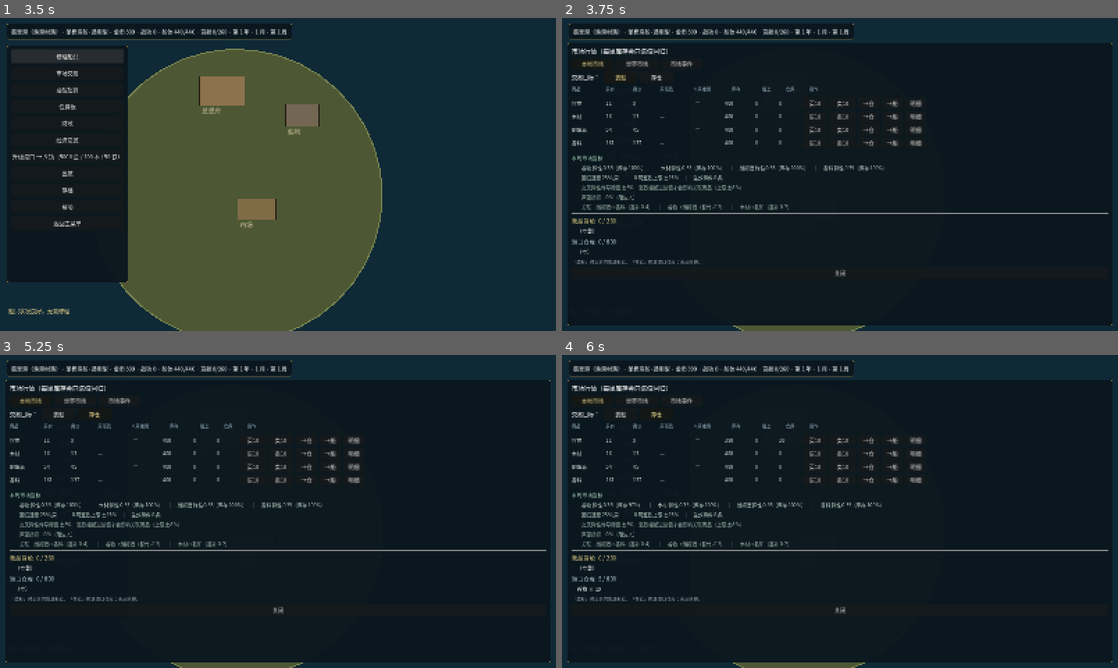
Above: before the commit, frames 1-4 (two rows, left to right).
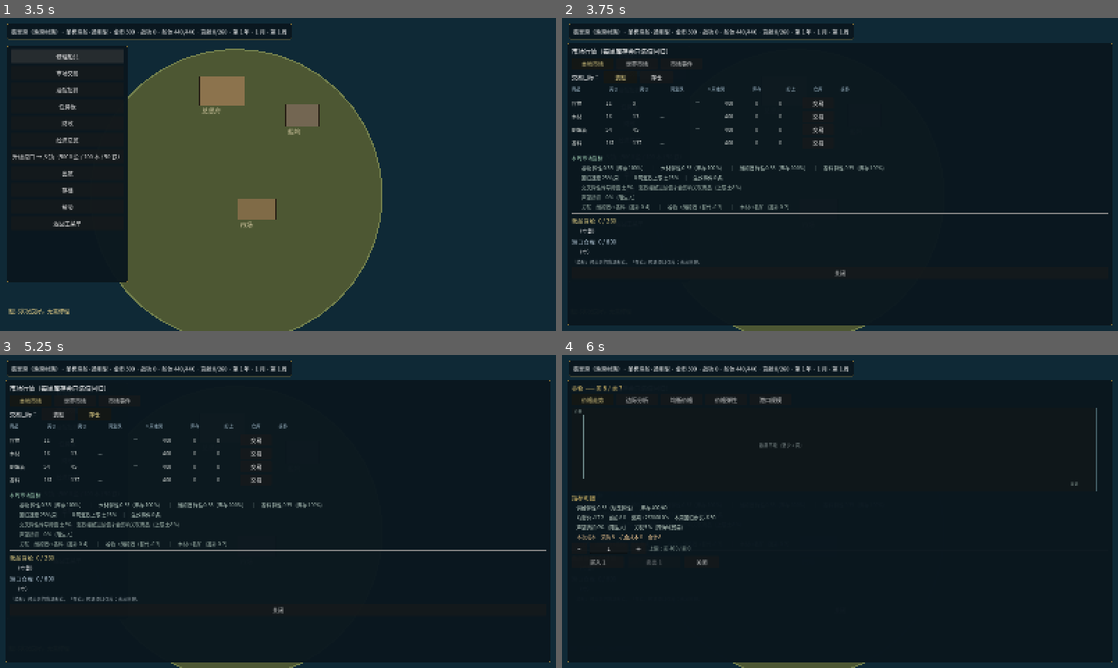
Above: after the commit, the same moments.

Repository: lucifermbbgh/OceanHero
Game: Godot game, scene res://scenes/main.tscn
The game is run twice, just before and just after one commit, with the same random seed, the same clock (stepped at 60 frames per second) and the same inputs.
Inputs (mouse positions are in pixels of both pictures, inside the frame that each line leads up to):
- Up to frame 1 (3.5 s): tap Enter at 0.5 s; move the mouse to (400, 158) at 0.52 s; hold D (steer_right) 0.53-1.25 s; tap E at 0.6 s; click (400, 158) at 0.67 s; tap Space at 0.77 s; click "新游戏" at 1.25 s; drag from (166, 190) to (250, 237) at 2.02 s; click "修理船只" at 2.75 s
- Up to frame 2 (3.75 s): click "市场交易" at 3.5 s
- Up to frame 3 (5.25 s): click "装船" at 4.25 s; click "存仓" at 5 s
- Up to frame 4 (6 s): click (817, 439) at 5.75 s, where only the run before the commit has a clickable "买10"

Frame 1 is identical in both runs. In frame 2, 0.9% of the frame differs, in the area x 8-65%, y 21-41%; in frame 3, 0.9%; in frame 4, 5.0%, in the area x 1-99%, y 4-83%.

Commit message:
feat(0.19.1): 商品详情弹窗、五类经济图表、事件表头、岛屿港口全屏
- 新增 econ_chart.gd：价格走势/边际分析/均衡价格/价格弹性/港口规模五图
- 新增商品详情弹窗：图表切换、指标明细（均衡价/偏离度/回归步长）、
  数量加减与输入框、买入（询问装船/存仓）与卖出
- 市场表格操作列简化为「交易」按钮
- 事件页签补表头
- 岛屿港口面板全屏 + ESC 关闭
- 版本号 0.19.1；集成 558 全绿

Diff:
--- a/project.godot
+++ b/project.godot
@@ -15,7 +15,7 @@
 run/main_scene="res://scenes/main.tscn"
 config/features=PackedStringArray("4.7", "GL Compatibility")
 config/icon="res://icon.svg"
-config/version="0.19.0-alpha"
+config/version="0.19.1"
 [autoload]
 
 EventBus="*res://scripts/core/event_bus.gd"
--- a/scripts/base/base_scene.gd
+++ b/scripts/base/base_scene.gd
@@ -234,6 +234,22 @@
 	quest_list.custom_minimum_size = Vector2(710, 0)
 	qscroll.add_child(quest_list)
 
+	# 商品详情弹窗
+	goods_root = PanelContainer.new()
+	goods_root.position = Vector2(16, 72)
+	goods_root.custom_minimum_size = Vector2(1568, 812)
+	goods_root.add_theme_stylebox_override("panel", _panel_style())
+	goods_root.visible = false
+	root.add_child(goods_root)
+	var gscroll := ScrollContainer.new()
+	gscroll.custom_minimum_size = Vector2(1530, 780)
+	gscroll.horizontal_scroll_mode = ScrollContainer.SCROLL_MODE_DISABLED
+	goods_root.add_child(gscroll)
+	goods_list = VBoxContainer.new()
+	goods_list.add_theme_constant_override("separation", 6)
+	goods_list.custom_minimum_size = Vector2(1510, 0)
+	gscroll.add_child(goods_list)
+
 	# 经济总览面板
 	overview_root = PanelContainer.new()
 	overview_root.position = Vector2(300, 90)
@@ -499,8 +515,8 @@
 	var head_row := HBoxContainer.new()
 	head_row.add_theme_constant_override("separation", 8)
 	market_list.add_child(head_row)
-	for spec in [["商品", 90], ["买价", 70], ["卖价", 70], ["周涨跌", 90], ["8 周走势", 100],
-			["库存", 80], ["船上", 60], ["仓库", 60], ["操作", 380]]:
+	for spec in [["商品", 100], ["买价", 80], ["卖价", 80], ["周涨跌", 100], ["8 周走势", 120],
+			["库存", 90], ["船上", 70], ["仓库", 70], ["操作", 140]]:
 		var hl := Label.new()
 		hl.text = String(spec[0])
 		hl.custom_minimum_size = Vector2(int(spec[1]), 0)
@@ -560,37 +576,12 @@
 		row.add_child(_cell(str(stock), 80))
 		row.add_child(_cell(str(have), 60))
 		row.add_child(_cell(str(in_wh), 60))
-		var b_buy := Button.new()
-		b_buy.text = "买10"
-		b_buy.custom_minimum_size = Vector2(72, 32)
-		var cid: StringName = id
-		b_buy.pressed.connect(func(): _buy(cid, 10, bp))
-		row.add_child(b_buy)
-		var b_sell := Button.new()
-		b_sell.text = "卖10"
-		b_sell.custom_minimum_size = Vector2(72, 32)
-		var spv := sp
-		b_sell.pressed.connect(func(): _sell(cid, 10, spv))
-		row.add_child(b_sell)
-		var b_to_wh := Button.new()
-		b_to_wh.text = "→仓"
-		b_to_wh.custom_minimum_size = Vector2(60, 32)
-		b_to_wh.pressed.connect(func(): _move_to_warehouse(cid))
-		row.add_child(b_to_wh)
-		var b_to_ship := Button.new()
-		b_to_ship.text = "→船"
-		b_to_ship.custom_minimum_size = Vector2(60, 32)
-		b_to_ship.pressed.connect(func(): _move_to_ship(cid))
-		row.add_child(b_to_ship)
-		var b_detail := Button.new()
-		b_detail.text = "明细"
-		b_detail.custom_minimum_size = Vector2(60, 32)
-		var cid_d: StringName = id
-		b_detail.pressed.connect(func(): _toggle_detail(cid_d))
-		row.add_child(b_detail)
-
-		if expanded_cid == id:
-			_add_detail_block(id, int(c.base_price), stock, max_stock, bp)
+		var b_trade := Button.new()
+		b_trade.text = "交易"
+		b_trade.custom_minimum_size = Vector2(90, 32)
+		var cid_t: StringName = id
+		b_trade.pressed.connect(func(): _open_goods(cid_t))
+		row.add_child(b_trade)
 	_add_market_metrics(String(PORT_ID))
 
 	# 船上货舱汇总：买的东西到底装在哪儿
@@ -709,14 +700,22 @@
 	if GameState.market_events.is_empty():
 		market_list.add_child(_lbl("　（本周没有市场事件）", 400, Color(0.55, 0.6, 0.6)))
 		return
+	var ehead := HBoxContainer.new()
+	ehead.add_theme_constant_override("separation", 12)
+	market_list.add_child(ehead)
+	for spec in [["港口", 180], ["事件", 120], ["影响商品", 110], ["影响幅度", 260], ["剩余", 100]]:
+		ehead.add_child(_cell(String(spec[0]), int(spec[1]), Color(0.62, 0.72, 0.78)))
+	market_list.add_child(HSeparator.new())
 	for e in GameState.market_events:
 		var hb := HBoxContainer.new()
 		hb.add_theme_constant_override("separation", 12)
 		market_list.add_child(hb)
-		hb.add_child(_lbl(_port_display(String(e.get("port", ""))), 180))
-		hb.add_child(_lbl(String(e.get("name", "")), 120, Color(0.9, 0.82, 0.45)))
-		hb.add_child(_lbl(String(e.get("desc", "")), 260, Color(0.8, 0.85, 0.7)))
-		hb.add_child(_lbl("剩 %d 周" % int(e.get("weeks", 0)), 100))
+		hb.add_child(_cell(_port_display(String(e.get("port", ""))), 180))
+		hb.add_child(_cell(String(e.get("name", "")), 120, Color(0.9, 0.82, 0.45)))
+		var tgt := String(e.get("target", ""))
+		hb.add_child(_cell("全部" if tgt == "" else tgt, 110))
+		hb.add_child(_cell(String(e.get("desc", "")), 260, Color(0.8, 0.85, 0.7)))
+		hb.add_child(_cell("剩 %d 周" % int(e.get("weeks", 0)), 100))
 
 ## 表格单元格
 func _cell(text: String, width: int, col: Color = Color(0.86, 0.88, 0.86)) -> Label:
@@ -1687,6 +1686,189 @@
 		overview_list.add_child(_lbl("　第 %d 年：收入 %d ｜ 支出 %d ｜ 利润 %+d ｜ 净资产 %d" % [
 			int(r0.get("year", 0)), int(r0.get("income_total", 0)), int(r0.get("expense_total", 0)),
 			int(r0.get("net", 0)), int(r0.get("net_worth", 0))], 780, Color(0.82, 0.86, 0.8)))
+
+# ---------------- 商品详情弹窗（0.19.1） ----------------
+
+var goods_root: PanelContainer = null
+var goods_list: VBoxContainer = null
+var goods_cid: StringName = &""
+var goods_qty := 1
+var goods_chart_index := 0
+var goods_chart: Control = null
+var goods_qty_edit: LineEdit = null
+const CHART_NAMES := ["价格走势", "边际分析", "均衡价格", "价格弹性", "港口规模"]
+
+func _open_goods(cid: StringName) -> void:
+	goods_cid = cid
+	goods_qty = 1
+	goods_chart_index = 0
+	_rebuild_goods()
+	goods_root.visible = true
+
+func _close_goods() -> void:
+	goods_root.visible = false
+
+func _rebuild_goods() -> void:
+	for c in goods_list.get_children():
+		c.queue_free()
+	var c: Resource = DataRegistry.get_commodity(goods_cid)
+	if c == null:
+		return
+	var port: Resource = DataRegistry.get_port(PORT_ID)
+	var max_stock := int(TIER_STOCK_REF.get(GameState.home_port_tier, 40))
+	var stock := GameState.ensure_stock(PORT_ID, goods_cid, max_stock)
+	var demand := 1.0
+	if port != null:
+		demand = float(port.demand.get(String(goods_cid), 1.0))
+	var mod := GameState.price_modifier(String(PORT_ID), goods_cid)
+	var bp := int(round(float(MarketModel.buy_price(c.base_price, stock, max_stock, demand))
+		* mod * (1.0 - GameState.rep_discount())))
+	var sp := int(round(float(MarketModel.sell_price(c.base_price, stock, max_stock, 1.0))
+		* (1.0 + GameState.sell_bonus()) * mod))
+	var have := int(GameState.cargo.get(goods_cid, 0)) + int(GameState.warehouse.get(goods_cid, 0))
+
+	_yard_title_to(goods_list, "%s —— 买 %d / 卖 %d" % [String(c.display_name), bp, sp])
+	# 图表切换
+	var tabs := HBoxContainer.new()
+	tabs.add_theme_constant_override("separation", 8)
+	goods_list.add_child(tabs)
+	for i in range(CHART_NAMES.size()):
+		var tb := Button.new()
+		tb.text = String(CHART_NAMES[i])
+		tb.custom_minimum_size = Vector2(120, 30)
+		tb.modulate = Color(1.0, 0.92, 0.6) if i == goods_chart_index else Color(1, 1, 1)
+		var idx: int = i
+		tb.pressed.connect(func(): goods_chart_index = idx; _rebuild_goods())
+		tabs.add_child(tb)
+	# 图表
+	goods_chart = load("res://scripts/ui/econ_chart.gd").new()
+	goods_chart.custom_minimum_size = Vector2(1400, 240)
+	goods_list.add_child(goods_chart)
+	goods_chart.setup(goods_chart_index, _chart_data(goods_cid, int(c.base_price), stock, max_stock), "")
+
+	# 指标明细
+	_yard_title_to(goods_list, "指标明细")
+	var hist: Array = GameState.price_history_of(String(PORT_ID), goods_cid)
+	var em0 = load("res://scripts/systems/econ_math.gd")
+	var e: float = float(em0.piecewise_elasticity(float(stock) / float(max_stock)))
+	var eq: float = float(c.base_price) * (1.0 + e * (1.0 - float(stock) / float(max_stock)))
+	var cur: float = float(bp)
+	var dev: float = (cur - eq) / maxf(0.01, eq)
+	var step_v: float = (eq - cur) * 0.25
+	var etype := "富有弹性" if e >= 0.70 else ("单位弹性附近" if e >= 0.40 else "缺乏弹性")
+	goods_list.add_child(_lbl("　供给弹性 %.2f（%s）　库存 %d/%d" % [e, etype, stock, max_stock],
+		700, Color(0.78, 0.85, 0.8)))
+	goods_list.add_child(_lbl("　均衡价 %.1f　当前 %.1f　偏离 %+.1f%%　本周回归步长 %+.2f" % [
+		eq, cur, dev * 100.0, step_v], 700, Color(0.78, 0.85, 0.8)))
+	goods_list.add_child(_lbl("　声望折扣 %d%%（%s）　关税 5%%（跨海域贸易）" % [
+		int(GameState.rep_discount() * 100.0), GameState.rep_discount_name()], 700, Color(0.78, 0.85, 0.8)))
+	var opp := int(round(float(bp * goods_qty) * 0.001 * 8.0))
+	goods_list.add_child(_lbl("　本次成本：采购 %d　机会成本 %d　合计 %d" % [
+		bp * goods_qty, opp, bp * goods_qty + opp], 700, Color(0.9, 0.75, 0.55)))
+
+	# 数量控件
+	var qrow := HBoxContainer.new()
+	qrow.add_theme_constant_override("separation", 8)
+	goods_list.add_child(qrow)
+	var minus := Button.new()
+	minus.text = "−"
+	minus.custom_minimum_size = Vector2(44, 30)
+	minus.pressed.connect(func(): _goods_set_qty(goods_qty - 1, stock, have))
+	qrow.add_child(minus)
+	goods_qty_edit = LineEdit.new()
+	goods_qty_edit.text = str(goods_qty)
+	goods_qty_edit.custom_minimum_size = Vector2(110, 30)
+	goods_qty_edit.alignment = HORIZONTAL_ALIGNMENT_CENTER
+	goods_qty_edit.text_submitted.connect(func(_t): _goods_set_qty(int(_t), stock, have))
+	goods_qty_edit.focus_exited.connect(func(): _goods_set_qty(int(goods_qty_edit.text), stock, have))
+	qrow.add_child(goods_qty_edit)
+	var plus := Button.new()
+	plus.text = "＋"
+	plus.custom_minimum_size = Vector2(44, 30)
+	plus.pressed.connect(func(): _goods_set_qty(goods_qty + 1, stock, have))
+	qrow.add_child(plus)
+	qrow.add_child(_lbl("上限：买 %d / 卖 %d" % [stock, have], 300, Color(0.62, 0.7, 0.66)))
+
+	# 买卖
+	var brow := HBoxContainer.new()
+	brow.add_theme_constant_override("separation", 12)
+	goods_list.add_child(brow)
+	var buy_btn := Button.new()
+	buy_btn.text = "买入 %d" % goods_qty
+	buy_btn.custom_minimum_size = Vector2(150, 34)
+	buy_btn.disabled = stock <= 0 or GameState.gold < bp * goods_qty
+	buy_btn.pressed.connect(func(): _goods_choose_storage(bp))
+	brow.add_child(buy_btn)
+	var sell_btn := Button.new()
+	sell_btn.text = "卖出 %d" % goods_qty
+	sell_btn.custom_minimum_size = Vector2(150, 34)
+	sell_btn.disabled = have <= 0
+	sell_btn.pressed.connect(func(): _sell(goods_cid, goods_qty, sp); _goods_set_qty(goods_qty, stock, have))
+	brow.add_child(sell_btn)
+	var close_b := Button.new()
+	close_b.text = "关闭"
+	close_b.custom_minimum_size = Vector2(100, 34)
+	close_b.pressed.connect(_close_goods)
+	brow.add_child(close_b)
+
+func _goods_set_qty(v: int, stock: int, have: int) -> void:
+	var cap := maxi(stock, have)
+	if cap <= 0:
+		cap = 1
+	goods_qty = clampi(v, 1, cap)
+	_rebuild_goods()
+
+func _goods_choose_storage(price: int) -> void:
+	var dlg := AcceptDialog.new()
+	dlg.title = "存放位置"
+	dlg.dialog_text = "买入 %d 件 %s：装船（货舱）还是存仓（港口仓库）？" % [goods_qty, String(goods_cid)]
+	dlg.ok_button_text = "装船"
+	dlg.add_button("存仓", true, "warehouse")
+	add_child(dlg)
+	dlg.confirmed.connect(func():
+		_buy(goods_cid, goods_qty, price)
+		dlg.queue_free()
+		_rebuild_goods())
+	dlg.custom_action.connect(func(action: StringName):
+		if String(action) == "warehouse":
+			GameState.record_purchase(goods_cid, goods_qty, price * goods_qty)
+			GameState.add_gold(-price * goods_qty)
+			GameState.warehouse[goods_cid] = int(GameState.warehouse.get(goods_cid, 0)) + goods_qty
+			var ms := int(TIER_STOCK_REF.get(GameState.home_port_tier, 40))
+			GameState.ensure_stock(PORT_ID, goods_cid, ms)
+			GameState.port_stock[PORT_ID][goods_cid] = maxi(0, int(GameState.port_stock[PORT_ID][goods_cid]) - goods_qty)
+			dlg.queue_free()
+			_rebuild_goods())
+	dlg.popup_centered()
+
+func _chart_data(cid: StringName, base_price: int, stock: int, max_stock: int) -> Dictionary:
+	var d := {}
+	d["history"] = GameState.price_history_of(String(PORT_ID), cid)
+	var em = load("res://scripts/systems/econ_math.gd")
+	var mc: Array = []
+	for i in range(0, 41):
+		var s := maxi(0, stock - i * 3)
+		var r := clampf(float(s) / float(max_stock), 0.0, 1.0)
+		mc.append(float(base_price) * (1.0 + em.piecewise_elasticity(r) * (1.0 - r)))
+	d["mc"] = mc
+	d["mr"] = float(base_price) * 1.6
+	var supply: Array = []
+	var demand: Array = []
+	for i in range(0, 41):
+		var q := float(i) / 40.0
+		supply.append(float(base_price) * (1.0 + 0.55 * (1.0 - q)))
+		demand.append(float(base_price) * 1.5 / (1.0 + 0.55 * q))
+	d["supply"] = supply
+	d["demand"] = demand
+	var curve: Array = []
+	for i in range(0, 41):
+		var qq := 0.05 + float(i) / 40.0 * 2.0
+		curve.append(float(base_price) * 1.2 / qq)
+	d["curve"] = curve
+	d["labels"] = ["渔村", "乡镇", "城市"]
+	d["coefs"] = [1.20, 1.00, 0.85]
+	d["vol"] = [40, 90, 160]
+	return d
 
 # ---------------- 面板统一规范（0.19） ----------------
 
--- a/scripts/sea/sea_scene.gd
+++ b/scripts/sea/sea_scene.gd
@@ -391,8 +391,9 @@
 	root.mouse_filter = Control.MOUSE_FILTER_IGNORE
 	port_ui.add_child(root)
 	port_panel = PanelContainer.new()
-	port_panel.position = Vector2(360, 80)
-	port_panel.custom_minimum_size = Vector2(760, 520)
+	port_panel.position = Vector2(16, 72)
+	port_panel.custom_minimum_size = Vector2(1568, 812)
+	port_panel.size = Vector2(1568, 812)
 	var style := StyleBoxFlat.new()
 	style.bg_color = Color(0.04, 0.09, 0.12, 0.97)
 	style.border_color = Color(0.5, 0.75, 0.6, 0.8)
@@ -1464,6 +1465,9 @@
 
 func _unhandled_input(event: InputEvent) -> void:
 	if event is InputEventKey and event.pressed and not event.echo:
+		if event.keycode == KEY_ESCAPE and port_panel != null and port_panel.visible:
+			port_panel.visible = false
+			return
 		if event.keycode == KEY_E:
 			if port_panel != null and port_panel.visible:
 				port_panel.visible = false
--- /dev/null
+++ b/scripts/ui/econ_chart.gd
@@ -0,0 +1,170 @@
+extends Control
+## 经济图表控件（0.19.1）
+
+enum Kind { PRICE, MARGINAL, EQUILIBRIUM, ELASTICITY, PORT_SCALE }
+
+var kind := Kind.PRICE
+var data: Dictionary = {}
+var title := ""
+
+func setup(k: int, d: Dictionary, t: String) -> void:
+	kind = k
+	data = d
+	title = t
+	queue_redraw()
+
+func _draw() -> void:
+	var w := size.x
+	var h := size.y
+	draw_rect(Rect2(Vector2.ZERO, size), Color(0.06, 0.09, 0.10, 0.9))
+	draw_rect(Rect2(Vector2.ZERO, size), Color(0.25, 0.35, 0.38), false, 1.0)
+	var font := ThemeDB.fallback_font
+	if title != "":
+		draw_string(font, Vector2(10, 20), title, HORIZONTAL_ALIGNMENT_LEFT, -1, 14,
+			Color(0.7, 0.85, 0.78))
+	var pad := 34.0
+	var ox := pad
+	var oy := h - pad
+	var iw := w - pad * 2.0
+	var ih := h - pad * 1.6
+	if iw <= 10.0 or ih <= 10.0:
+		return
+	# 坐标轴
+	draw_line(Vector2(ox, oy), Vector2(ox + iw, oy), Color(0.4, 0.5, 0.5), 1.0)
+	draw_line(Vector2(ox, oy), Vector2(ox, oy - ih), Color(0.4, 0.5, 0.5), 1.0)
+	match kind:
+		Kind.PRICE:
+			_draw_price(ox, oy, iw, ih, font)
+		Kind.MARGINAL:
+			_draw_marginal(ox, oy, iw, ih, font)
+		Kind.EQUILIBRIUM:
+			_draw_equilibrium(ox, oy, iw, ih, font)
+		Kind.ELASTICITY:
+			_draw_elasticity(ox, oy, iw, ih, font)
+		Kind.PORT_SCALE:
+			_draw_port_scale(ox, oy, iw, ih, font)
+
+func _draw_price(ox: float, oy: float, iw: float, ih: float, font: Font) -> void:
+	var hist: Array = data.get("history", [])
+	draw_string(font, Vector2(ox - 26, oy - ih - 6), "价格", HORIZONTAL_ALIGNMENT_LEFT, -1, 11,
+		Color(0.55, 0.62, 0.6))
+	draw_string(font, Vector2(ox + iw - 40, oy + 18), "周期", HORIZONTAL_ALIGNMENT_LEFT, -1, 11,
+		Color(0.55, 0.62, 0.6))
+	if hist.size() < 2:
+		draw_string(font, Vector2(ox + iw * 0.35, oy - ih * 0.5), "数据不足（至少 2 周）",
+			HORIZONTAL_ALIGNMENT_LEFT, -1, 13, Color(0.5, 0.55, 0.55))
+		return
+	var lo: float = float(hist[0])
+	var hi: float = float(hist[0])
+	for v in hist:
+		lo = minf(lo, float(v))
+		hi = maxf(hi, float(v))
+	var span: float = maxf(1.0, hi - lo)
+	var pts := PackedVector2Array()
+	for i in range(hist.size()):
+		var x: float = ox + iw * float(i) / float(hist.size() - 1)
+		var y: float = oy - ih * ((float(hist[i]) - lo) / span)
+		pts.append(Vector2(x, y))
+	var up: bool = float(hist[hist.size() - 1]) >= float(hist[0])
+	draw_polyline(pts, Color(0.92, 0.45, 0.42) if up else Color(0.45, 0.85, 0.55), 2.0)
+	for p in pts:
+		draw_circle(p, 2.0, Color(0.8, 0.85, 0.8))
+
+func _draw_marginal(ox: float, oy: float, iw: float, ih: float, font: Font) -> void:
+	var mc: Array = data.get("mc", [])
+	var mr: float = float(data.get("mr", 0.0))
+	if mc.is_empty():
+		return
+	var lo: float = mr
+	var hi: float = mr
+	for v in mc:
+		lo = minf(lo, float(v))
+		hi = maxf(hi, float(v))
+	var span: float = maxf(1.0, hi - lo)
+	var mcy := PackedVector2Array()
+	for i in range(mc.size()):
+		var x: float = ox + iw * float(i) / float(mc.size() - 1)
+		var y: float = oy - ih * ((float(mc[i]) - lo) / span)
+		mcy.append(Vector2(x, y))
+	draw_polyline(mcy, Color(0.9, 0.62, 0.5), 2.0)
+	var ry: float = oy - ih * ((mr - lo) / span)
+	draw_line(Vector2(ox, ry), Vector2(ox + iw, ry), Color(0.5, 0.85, 0.6), 2.0)
+	draw_string(font, Vector2(ox + 6, ry - 6), "MR 边际收益", HORIZONTAL_ALIGNMENT_LEFT, -1, 11,
+		Color(0.5, 0.85, 0.6))
+	draw_string(font, Vector2(ox + 6, mcy[0].y - 6), "MC 边际成本", HORIZONTAL_ALIGNMENT_LEFT, -1, 11,
+		Color(0.9, 0.62, 0.5))
+	draw_string(font, Vector2(ox + iw - 60, oy + 18), "数量", HORIZONTAL_ALIGNMENT_LEFT, -1, 11,
+		Color(0.55, 0.62, 0.6))
+	draw_string(font, Vector2(ox + 8, oy - ih * 0.5), "（理论值，实际按整单单价成交）",
+		HORIZONTAL_ALIGNMENT_LEFT, -1, 11, Color(0.5, 0.55, 0.5))
+
+func _draw_equilibrium(ox: float, oy: float, iw: float, ih: float, font: Font) -> void:
+	var sp: Array = data.get("supply", [])
+	var dp: Array = data.get("demand", [])
+	if sp.size() < 2 or dp.size() < 2:
+		return
+	var lo: float = 1e9
+	var hi: float = -1e9
+	for v in sp + dp:
+		lo = minf(lo, float(v))
+		hi = maxf(hi, float(v))
+	var span: float = maxf(1.0, hi - lo)
+	var s_pts := PackedVector2Array()
+	for i in range(sp.size()):
+		s_pts.append(Vector2(ox + iw * float(i) / float(sp.size() - 1),
+			oy - ih * ((float(sp[i]) - lo) / span)))
+	var d_pts := PackedVector2Array()
+	for i in range(dp.size()):
+		d_pts.append(Vector2(ox + iw * float(i) / float(dp.size() - 1),
+			oy - ih * ((float(dp[i]) - lo) / span)))
+	draw_polyline(s_pts, Color(0.9, 0.62, 0.5), 2.0)
+	draw_polyline(d_pts, Color(0.55, 0.75, 0.95), 2.0)
+	draw_string(font, Vector2(ox + 6, s_pts[0].y - 6), "供给", HORIZONTAL_ALIGNMENT_LEFT, -1, 11,
+		Color(0.9, 0.62, 0.5))
+	draw_string(font, Vector2(ox + iw - 46, d_pts[0].y - 6), "需求", HORIZONTAL_ALIGNMENT_LEFT, -1, 11,
+		Color(0.55, 0.75, 0.95))
+	draw_string(font, Vector2(ox + 6, oy - ih * 0.5), "需求曲线为模型近似，非实测数据",
+		HORIZONTAL_ALIGNMENT_LEFT, -1, 11, Color(0.5, 0.55, 0.5))
+
+func _draw_elasticity(ox: float, oy: float, iw: float, ih: float, font: Font) -> void:
+	var pts_data: Array = data.get("curve", [])
+	if pts_data.size() < 2:
+		return
+	var lo: float = 1e9
+	var hi: float = -1e9
+	for v in pts_data:
+		lo = minf(lo, float(v))
+		hi = maxf(hi, float(v))
+	var span: float = maxf(1.0, hi - lo)
+	var pts := PackedVector2Array()
+	for i in range(pts_data.size()):
+		pts.append(Vector2(ox + iw * float(i) / float(pts_data.size() - 1),
+			oy - ih * ((float(pts_data[i]) - lo) / span)))
+	draw_polyline(pts, Color(0.85, 0.8, 0.6), 2.0)
+	var mid := int(pts.size() / 2)
+	draw_line(Vector2(ox, pts[mid].y), Vector2(ox + iw, pts[mid].y), Color(0.4, 0.5, 0.5), 1.0)
+	draw_string(font, Vector2(ox + 6, pts[2].y - 6), "富有弹性区", HORIZONTAL_ALIGNMENT_LEFT, -1, 11,
+		Color(0.6, 0.85, 0.7))
+	draw_string(font, Vector2(ox + 6, pts[pts.size() - 3].y - 6), "缺乏弹性区",
+		HORIZONTAL_ALIGNMENT_LEFT, -1, 11, Color(0.85, 0.7, 0.55))
+
+func _draw_port_scale(ox: float, oy: float, iw: float, ih: float, font: Font) -> void:
+	var labels: Array = data.get("labels", ["村", "镇", "城"])
+	var coefs: Array = data.get("coefs", [1.20, 1.00, 0.85])
+	var vol: Array = data.get("vol", [40, 90, 160])
+	var n := labels.size()
+	if n == 0:
+		return
+	var bw := iw / float(n) * 0.35
+	var max_c := 1.4
+	var max_v := 200.0
+	for i in range(n):
+		var cx := ox + iw * (float(i) + 0.5) / float(n)
+		var ch: float = ih * (float(coefs[i]) / max_c) * 0.8
+		draw_rect(Rect2(Vector2(cx - bw, oy - ch), Vector2(bw, ch)), Color(0.85, 0.6, 0.45))
+		var vh: float = ih * (float(vol[i]) / max_v) * 0.8
+		draw_rect(Rect2(Vector2(cx, oy - vh), Vector2(bw, vh)), Color(0.5, 0.72, 0.9))
+		draw_string(font, Vector2(cx - bw, oy + 16), String(labels[i]), HORIZONTAL_ALIGNMENT_LEFT, -1, 12,
+			Color(0.7, 0.78, 0.75))
+	draw_string(font, Vector2(ox, oy - ih - 6), "橙=价格系数  蓝=吞吐量", HORIZONTAL_ALIGNMENT_LEFT, -1, 11,
+		Color(0.6, 0.66, 0.64))
--- a/tests/integration/run.gd
+++ b/tests/integration/run.gd
@@ -660,6 +660,20 @@
 	GameState.make_annual_report(1)
 	GameState.make_annual_report(2)
 	_ok(GameState.reports.size() == 1, "历史财报只保留 1 年", str(GameState.reports.size()))
+	# 商品弹窗
+	s._open_goods(&"grain")
+	await _frames(2)
+	_ok(s.goods_root.visible, "商品弹窗可打开")
+	_ok(s.goods_qty == 1, "初始数量为 1", str(s.goods_qty))
+	s._open_goods(&"timber")
+	await _frames(2)
+	_ok(s.goods_root.visible, "切换商品后弹窗仍开")
+	s._close_goods()
+	await _frames(2)
+	_ok(not s.goods_root.visible, "商品弹窗可关闭")
+	var cd: Dictionary = s._chart_data(&"grain", 10, 200, 400)
+	_ok(cd.has("history") and cd.has("mc") and cd.has("supply") and cd.has("perf") == false,
+		"图表数据齐全", str(cd.keys()))
 	_ok(int(GameState.reports[0].get("year", 0)) == 2, "保留的是最新年份")
 	s.queue_free()
 	await _frames(2)
Not shown, changed: docs/版本文档/0.19.0-alpha-升级说明.md
Not shown, changed: docs/版本文档/版本规划.md
